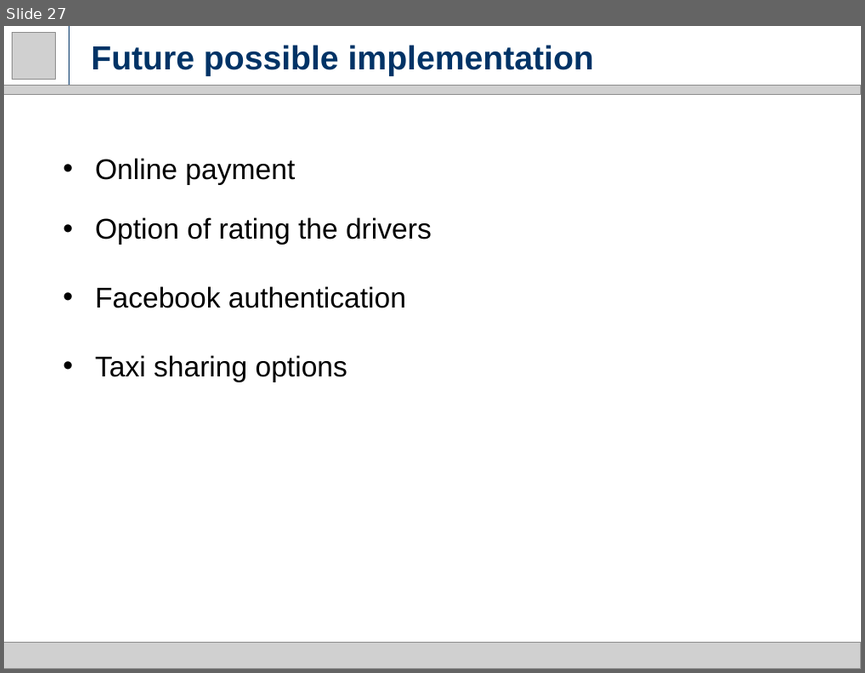
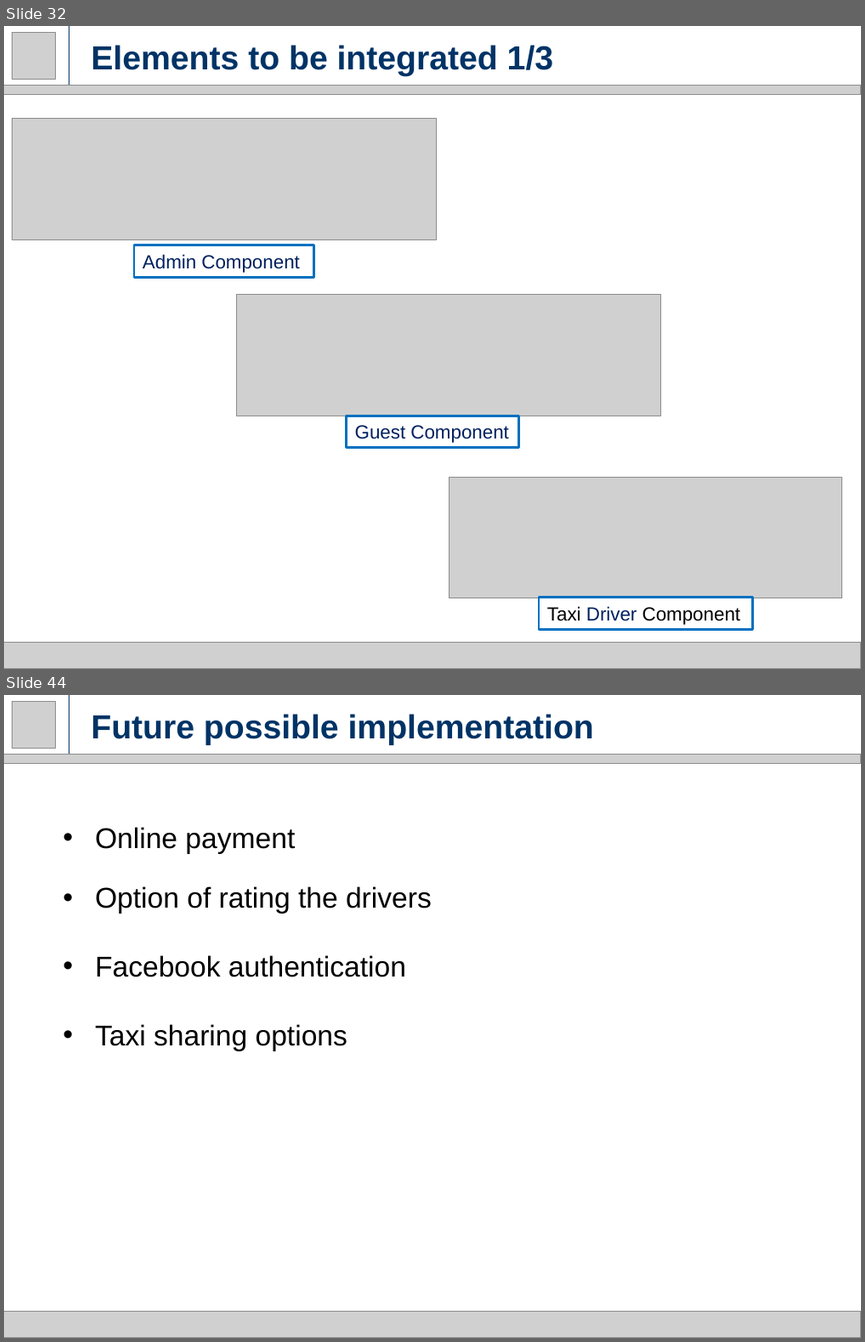
Before and after one commit to milica13629/SW2015, a slide deck: Presentations/Final Presentation.pptx. Shown one above the other, each under a label of ours: slide 27 before the commit, slides 32 and 44 after it; the slides between them are not shown. The pictures are 865x673 and 865x1342 pixels, drawn with LibreOffice and Linux fonts; fonts in the diff are those of the drawing; grey boxes stand for pictures. Boxes give left, top, right and bottom in pixels: in the first picture for what was removed or moved away, otherwise in the second. Text is boxed around its words. In the diff, an @@ line names an element or a change of style, - is before the commit and + after.

```diff
--- a/Presentations/Final Presentation.pptx
+++ b/Presentations/Final Presentation.pptx
@@ slide 32 added at (4, 26, 861, 669), background #FFFFFF @@
@@ picture added at (12, 32, 55, 79) @@
@@ line added from (69, 86) to (69, 26), #003366 0.75 pt @@
@@ title added at (91, 45, 553, 76), 28 pt, text #003366, bold @@
+Elements to be integrated 1/3
@@ picture added at (4, 86, 861, 95) @@
@@ picture added at (12, 118, 436, 239) @@
@@ rectangle added at (134, 245, 313, 277), outline #0070C0 2 pt, 16 pt, text #002060 @@
+Admin Component
@@ picture added at (236, 295, 660, 416) @@
@@ rectangle added at (347, 416, 519, 448), outline #0070C0 2 pt, 16 pt, text #002060 @@
+Guest Component
@@ picture added at (449, 477, 842, 598) @@
@@ rectangle added at (539, 597, 752, 630), outline #0070C0 2 pt, 16 pt, text #000000 @@
+Taxi Driver Component
@@ picture added at (4, 642, 861, 669) @@
@@ what was slide 27 is now slide 44 @@
```
Also in this commit, not shown: 4 slides changed, 16 other slides added.
